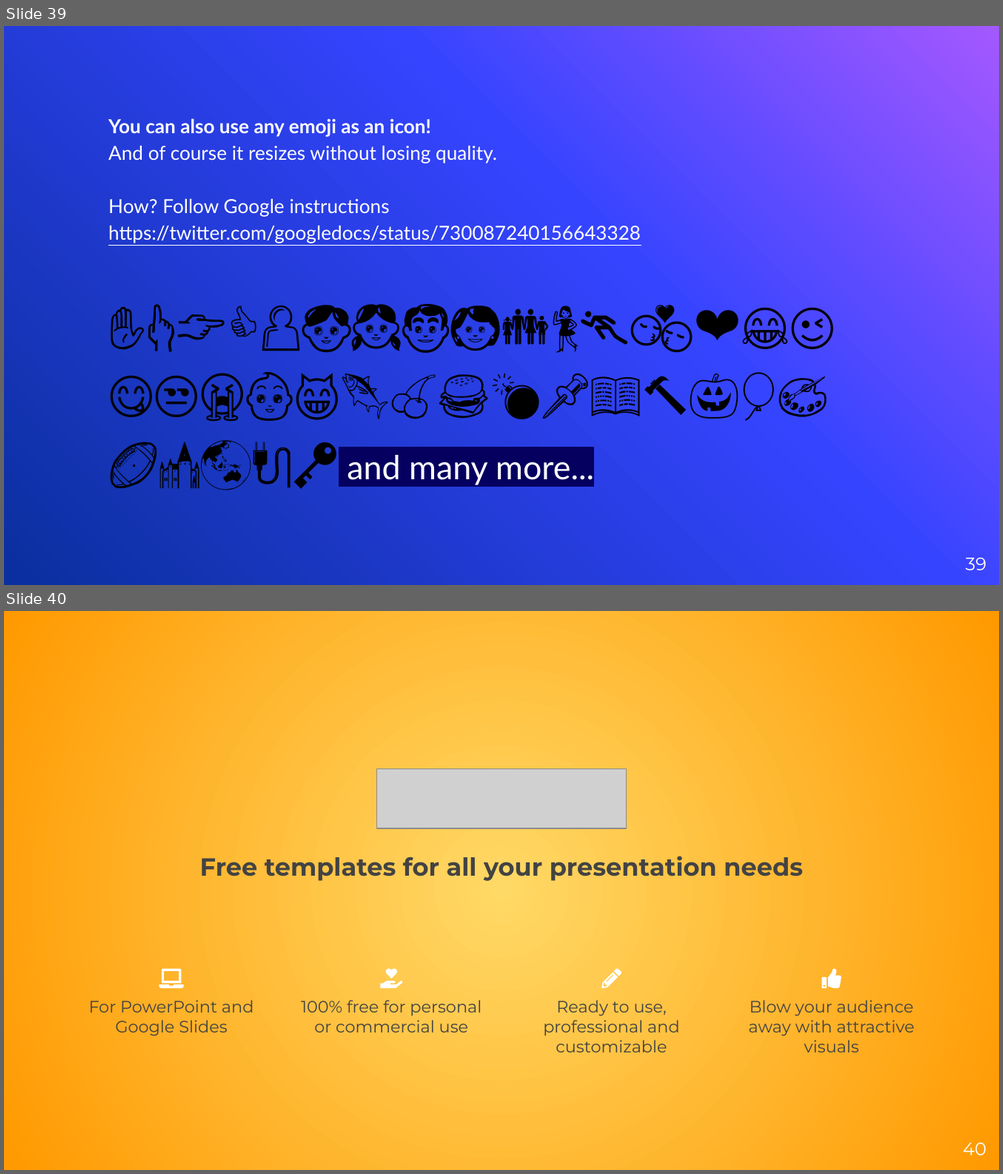
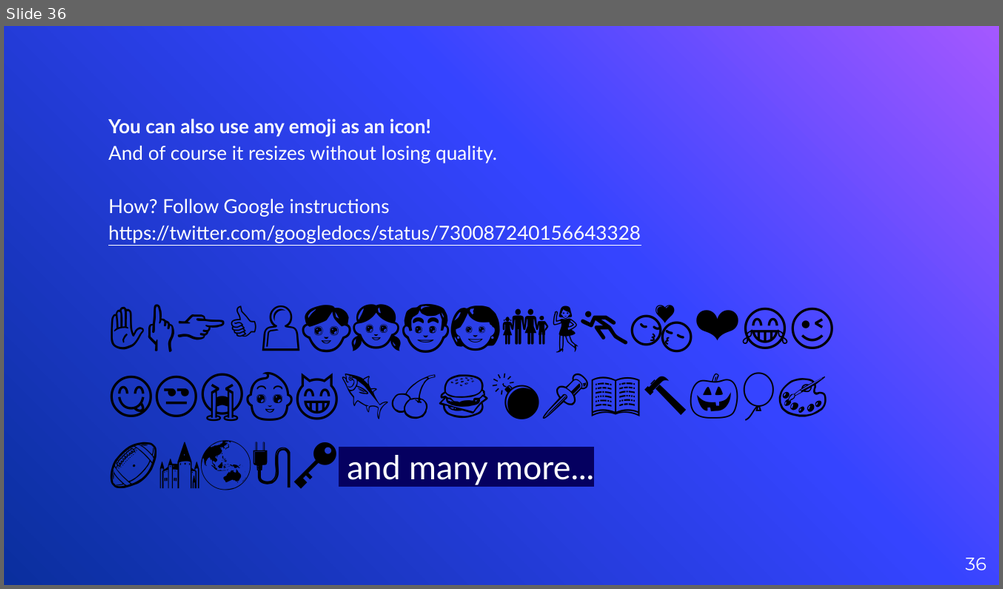
Before and after one commit to andrea-grandi/iot_project, a slide deck: presentation/presentation.pptx. Shown one above the other, each under a label of ours: slides 39 and 40 before the commit, slide 36 after it. The pictures are 1003x1174 and 1003x589 pixels, drawn with LibreOffice and Linux fonts; fonts in the diff are those of the drawing; grey boxes stand for pictures. Boxes give left, top, right and bottom in pixels: in the first picture for what was removed or moved away, otherwise in the second. Text is boxed around its words. In the diff, an @@ line names an element or a change of style, - is before the commit and + after.

```diff
--- a/presentation/presentation.pptx
+++ b/presentation/presentation.pptx
@@ slide 40 removed at bbox=[4, 611, 999, 1170], background gradient #FFD966 to #FF9900 @@
@@ picture removed at bbox=[377, 769, 626, 829] @@
@@ text removed at bbox=[200, 856, 802, 881] @@
-Free templates for all your presentation needs
@@ group removed at bbox=[89, 969, 914, 1053]: 4 texts, 4 freeform shapes @@
-Ready to use, professional and customizable
-100% free for personal or commercial use
-Blow your audience away with attractive visuals
-For PowerPoint and Google Slides
@@ page number removed at bbox=[962, 1143, 986, 1156] @@
-40
@@ what was slide 39 is now slide 36 @@
@@ page number at bbox=[965, 558, 986, 571]: text changed @@
-39
+36
```
Also in this commit, not shown: 6 slides changed, 3 other slides removed.
